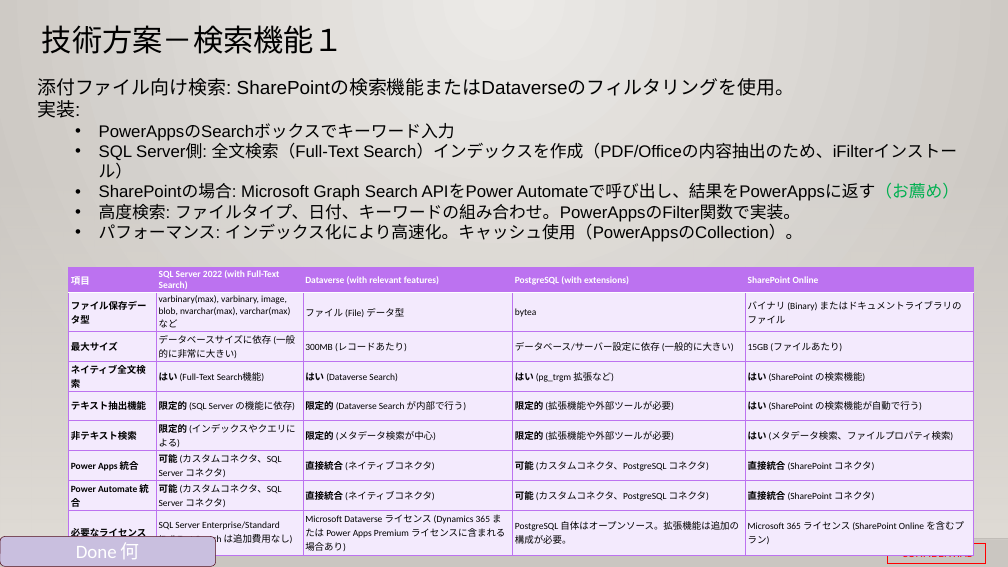
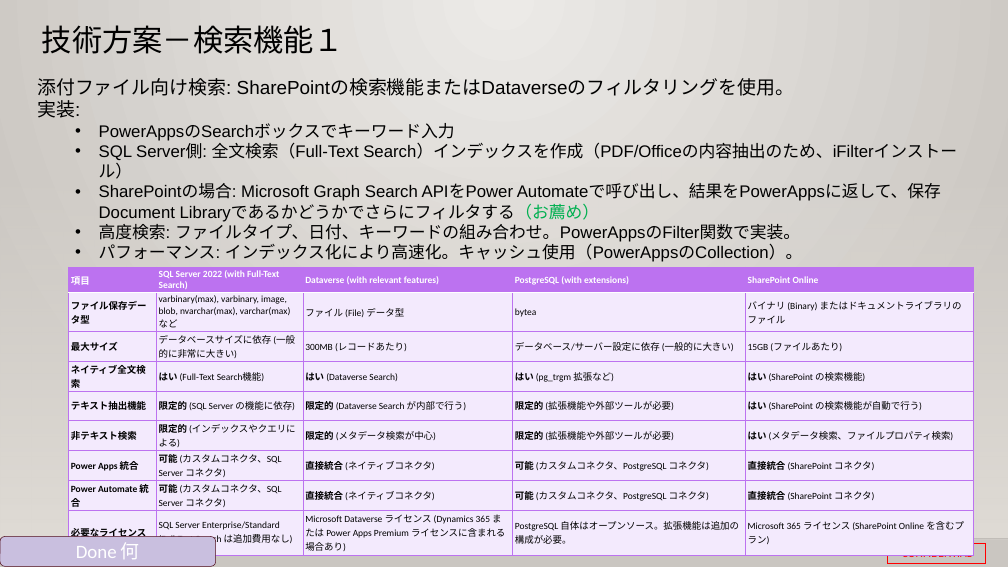
Before and after one commit to 0494938/Notes--CMS-Online, a slide deck: slide 12 of Notesアプリ刷新プロジェクト提案見積もり.pptx. Drawn at 1008x567 pixels with LibreOffice and Linux fonts; fonts in the diff are those of the drawing; background and template pictures are left out. Boxes give left, top, right and bottom in pixels: in the first picture for what was removed or moved away, otherwise in the second. Text is boxed around its words. In the diff, an @@ line names an element or a change of style, - is before the commit and + after.

Commit message:
9/13.

```diff
--- a/Notesアプリ刷新プロジェクト提案見積もり.pptx
+++ b/Notesアプリ刷新プロジェクト提案見積もり.pptx
@@ text at (x1=99, y1=184, x2=941, y2=222): text changed @@
-  • SharePointの場合: Microsoft Graph Search APIをPower Automateで呼び出し、結果をPowerAppsに返す（お薦め）
+  • SharePointの場合: Microsoft Graph Search APIをPower Automateで呼び出し、結果をPowerAppsに返して、保存Document Libraryであるかどうかでさらにフィルタする（お薦め）
```
